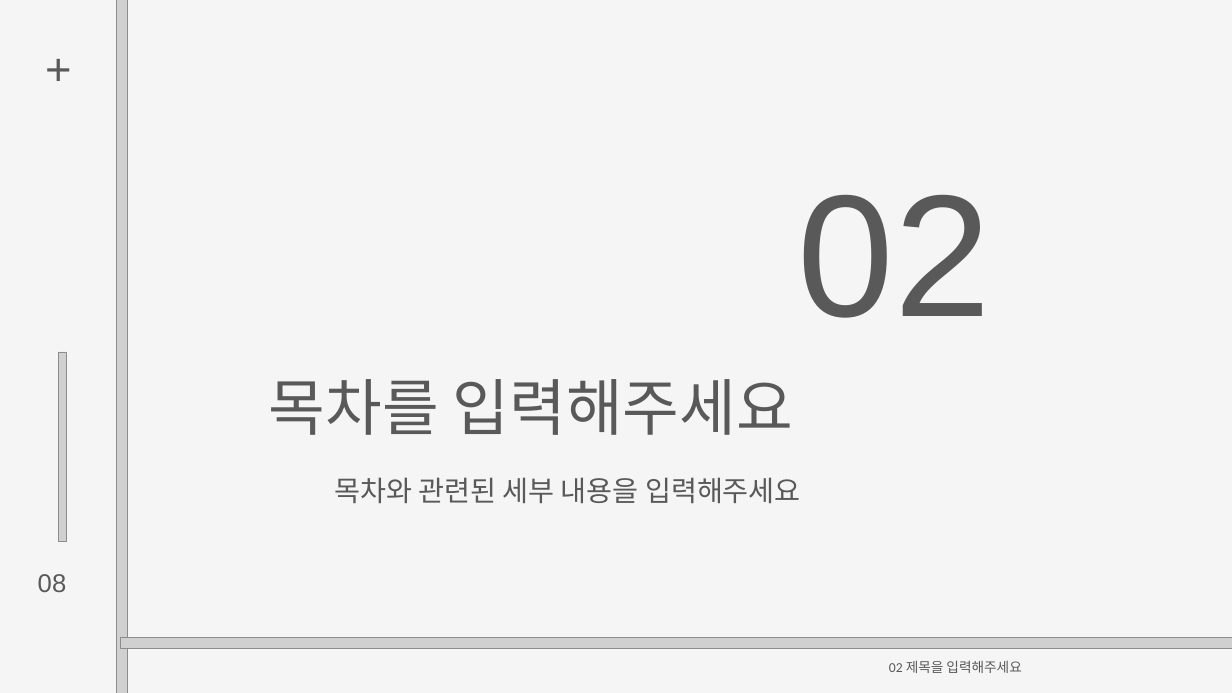
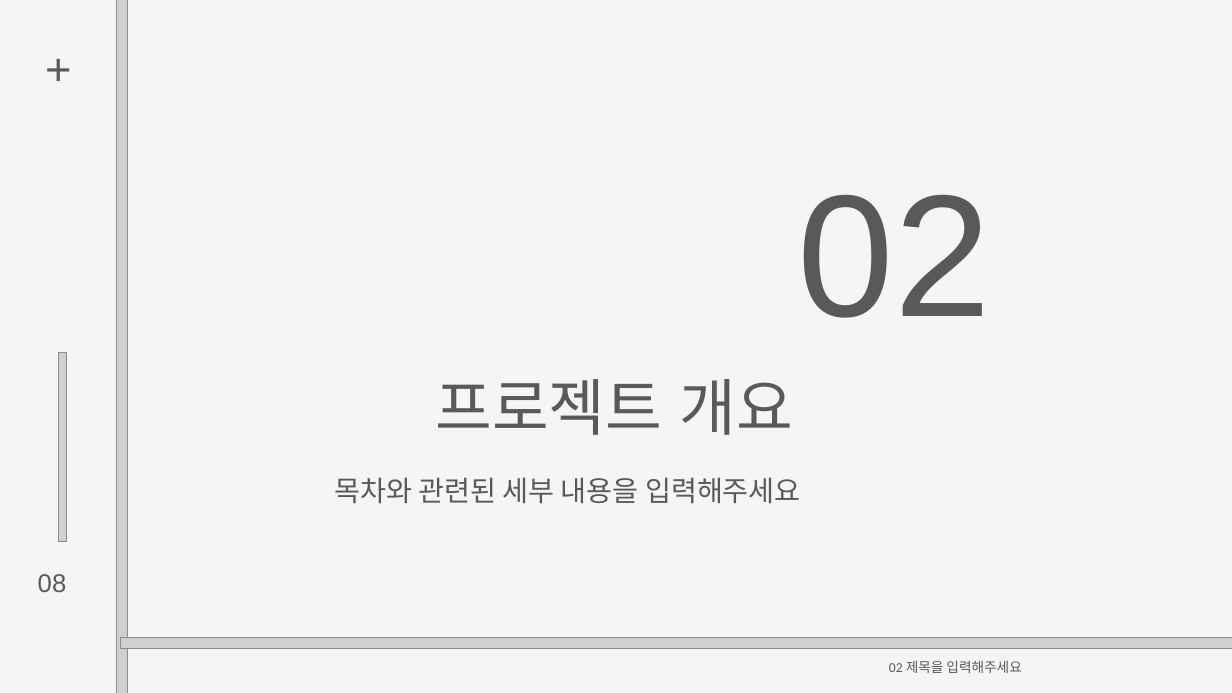
Before and after one commit to byungmeo/CockFit, a slide deck: slide 3 of Documents/팀프로젝트1_7조(방구석낭만)_제안서발표자료.pptx (slide 1 before the commit). Drawn at 1232x693 pixels with LibreOffice and Linux fonts; fonts in the diff are those of the drawing; grey boxes stand for pictures. Boxes give left, top, right and bottom in pixels: in the first picture for what was removed or moved away, otherwise in the second. Text is boxed around its words. In the diff, an @@ line names an element or a change of style, - is before the commit and + after.

```diff
--- a/Documents/팀프로젝트1_7조(방구석낭만)_제안서발표자료.pptx
+++ b/Documents/팀프로젝트1_7조(방구석낭만)_제안서발표자료.pptx
@@ text at box(435, 379, 792, 435): text changed @@
-목차를 입력해주세요
+프로젝트 개요
```
Also in this commit, not shown: 3 other slides changed, 29 slides added, 9 slides removed, 3 other files.
